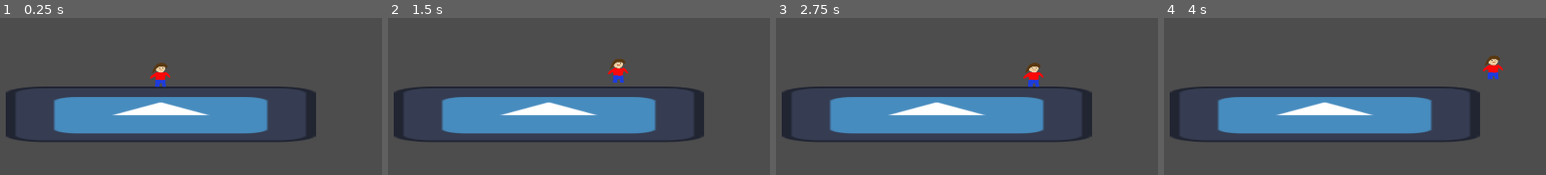
Above: before the commit, frames 1-4 (left to right).
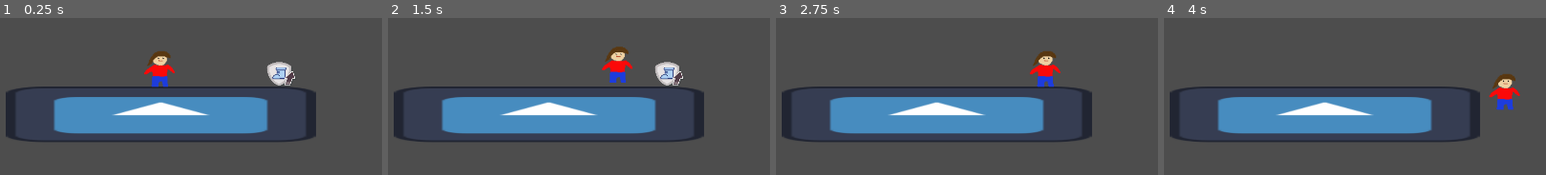
Above: after the commit, the same moments.

Repository: tjwarnke/hiint
Game: Godot game, scene res://World.tscn
Same seed, same stepped clock (60 frames per second), same inputs: the game is played once before the commit and once after it. The engine's default icon, where the game draws it, is replaced by a stand-in: a white triangle on a blue panel in a dark square.
Inputs:
- Up to frame 1 (0.25 s): no input
- Up to frame 2 (1.5 s): tap Enter at 0.5 s; hold Right (right) from 0.53 s (still down); tap Up (jump) at 0.6, 0.77, 1.07 s; tap Shift (run) at 1.35 s
- Up to frame 3 (2.75 s): tap Up (jump) at 1.52, 1.55, 1.82, 2.1 s; release Right (right) at 2.03 s; hold A (left) from 2.03 s (still down)
- Up to frame 4 (4 s): release A (left) at 2.78 s; hold Right (right) from 2.78 s (still down); tap Shift (run) at 2.85 s; tap Up (jump) at 3.02, 3.05, 3.32, 3.6, 3.77 s

The runs differ from the first frame. In frame 1, 1.7% of the frame differs, in the area x 37-78%, y 21-45%; in frame 2, 1.7%; in frame 3, 1.3%; in frame 4, 1.5%.

Commit message:
new stuff

Diff:
--- a/Player.tscn
+++ b/Player.tscn
@@ -4,6 +4,7 @@
 [ext_resource type="Texture2D" uid="uid://020ubl5bfdec" path="res://New Piskel-2.png.png" id="2_j55f7"]
 
 [node name="Player" type="CharacterBody2D"]
+scale = Vector2(1.5, 1.5)
 script = ExtResource("1_3hxb4")
 
 [node name="NewPiskel-2_png" type="Sprite2D" parent="."]
--- a/World.tscn
+++ b/World.tscn
@@ -1,10 +1,17 @@
-[gd_scene load_steps=3 format=3 uid="uid://b8i6tt208qmrd"]
+[gd_scene load_steps=4 format=3 uid="uid://b8i6tt208qmrd"]
 
 [ext_resource type="Script" path="res://world.gd" id="1_df57k"]
 [ext_resource type="PackedScene" uid="uid://bywhgwiemo0jm" path="res://Floor.tscn" id="2_668a3"]
+[ext_resource type="PackedScene" uid="uid://ckf6g5rpvthh" path="res://add_jump.tscn" id="3_q5bcx"]
 
 [node name="World" type="Node2D"]
 script = ExtResource("1_df57k")
 
 [node name="Floor" parent="." instance=ExtResource("2_668a3")]
 position = Vector2(442, 938)
+
+[node name="Area2D" parent="Floor" instance=ExtResource("3_q5bcx")]
+position = Vector2(297, -115)
+scale = Vector2(0.75, 0.75)
+
+[connection signal="collected" from="Floor/Area2D" to="." method="on_power_up"]
--- /dev/null
+++ b/add_jump.gd
@@ -0,0 +1,13 @@
+extends Area2D
+
+@export var power_type: String = "Jump" # Can be customized for different power-ups
+
+signal collected(power_type)
+
+func _ready():
+	connect("body_entered", Callable(self, "_on_body_entered"))
+
+
+func _on_body_entered(_body):
+	collected.emit(power_type)  # Emit signal to notify collection
+	queue_free()  # Remove the power-up
--- /dev/null
+++ b/add_jump.tscn
@@ -0,0 +1,16 @@
+[gd_scene load_steps=3 format=3 uid="uid://ckf6g5rpvthh"]
+
+[ext_resource type="Script" path="res://add_jump.gd" id="1_dopcg"]
+[ext_resource type="Texture2D" uid="uid://c0lc4oy2wil5u" path="res://plus_jump.png" id="2_pjk5e"]
+
+[node name="Area2D" type="Area2D"]
+script = ExtResource("1_dopcg")
+
+[node name="CollisionPolygon2D" type="CollisionPolygon2D" parent="."]
+position = Vector2(0, -1)
+scale = Vector2(0.688406, 0.656512)
+polygon = PackedVector2Array(-56, -38, -44, -45, -33, -50, -20, -54, -10, -55, 7, -55, 18, -53, 34, -48, 48, -41, 54, -36, 58, -30, 58, -24, 56, -7, 61, -10, 64, -10, 69, 2, 76, 25, 76, 28, 74, 30, 63, 30, 51, 64, 24, 64, 24, 59, 26, 50, 18, 57, 5, 64, -7, 64, -21, 58, -39, 41, -45, 32, -51, 20, -57, 5, -60, -7, -62, -23, -61, -31)
+
+[node name="PlusJump" type="Sprite2D" parent="."]
+scale = Vector2(0.689453, 0.664062)
+texture = ExtResource("2_pjk5e")
--- a/player.gd
+++ b/player.gd
@@ -72,7 +72,7 @@
 	# Move the character
 	move_and_slide()
 
-func _on_power_up_collected(power_type: Variant) -> void:
+func on_power_up_collected(power_type: Variant) -> void:
 	match power_type:
 		"Jump":
 			max_jumps += 1
--- a/world.gd
+++ b/world.gd
@@ -1,6 +1,7 @@
 extends Node2D
 
 var PlayerScene = preload("res://Player.tscn")  # Load Player scene
+var player
 
 @onready var floor = $Floor
 
@@ -16,9 +17,13 @@
 		get_tree().quit()
 
 func spawn_player():
-	var player = PlayerScene.instantiate()  # Create a new player instance
+	player = PlayerScene.instantiate()  # Create a new player instance
 	add_child(player)  # Add to the scene
 
 	# Position the player above the floor
 	var floor_top = floor.global_position.y - (floor.get_node("CollisionShape2D").shape.extents.y)
 	player.global_position = Vector2(floor.global_position.x, floor_top - 20)  # Offset to avoid overlap
+
+
+func on_power_up(power_type: Variant) -> void:
+	player.on_power_up_collected(power_type)
Binary file added: plus_jump.png
Not shown, added: plus_jump.png.import
Not shown, changed: .DS_Store
